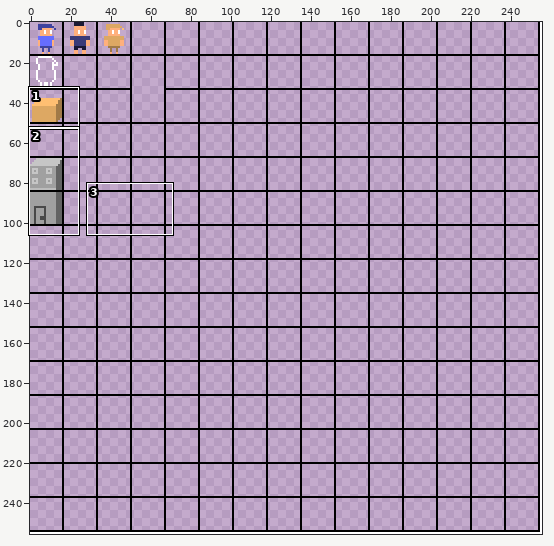
Sprite sheet -- assets/graphics/sprites.png. Above: a wide view before the commit, with the close-up outlined.
Close-up. The starting point:
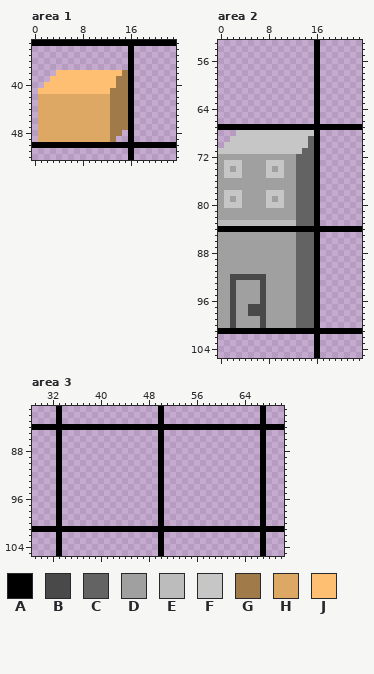
The file is 256x256 pixels. Colours within 5 levels of each other are drawn and written as one. Shown: area 1: x 0..23, y 33..52; area 2: x 0..23, y 53..105; area 3: x 29..70, y 81..105. The commit also changed other parts of the picture, which this record leaves out.
Palette (. is transparent): A #000000  B #494949  C #636363  D #a0a0a0  E #bcbcbc  F #c6c6c6  G #a07a48  H #dda863  J #ffbf72
The result:
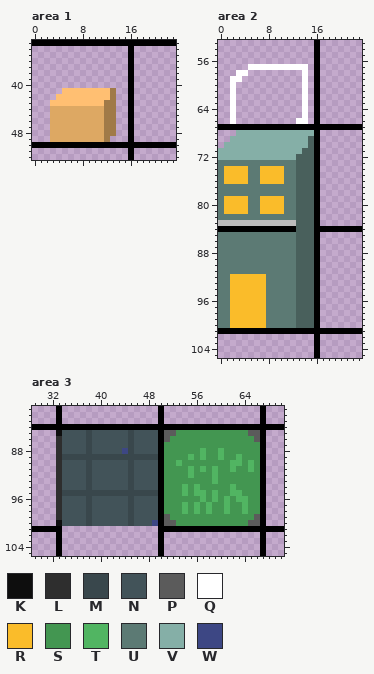
Colours new in this view: K #0e0e0e  L #2e2e2e  M #39474c  N #425359  P #5b5b5b  Q #ffffff  R #fabc2a  S #439651  T #51b562  U #5c7a74  V #85afa7  W #3d4784
What changed:
colour C: #636363 -> #49605c
Area 1:
y 38: x 4..15 JJJJJJJJJJJG -> ............
y 39: x 3..15 JJJJJJJJJJJGG -> .............
y 40: x 2..15 JJJJJJJJJJJJGG -> ..............
y 41: x 1..4 JJJJ -> ....; x 14..15 GG -> ..
y 42: x 1..12 HHHHHHHHHHHH -> ...JJJJJJJJJ; x 14..15 GG -> ..
y 43: x 1..12 HHHHHHHHHHHH -> ..JJJJJJJJJG; x 14..15 GG -> ..
y 44..47: x 1..2 HH -> ..; x 12 H -> G; x 14..15 GG -> ..
y 48: x 1..2 HH -> ..; x 12 H -> G; x 14 G -> .
y 49: x 1..2 HH -> ..; x 12..13 HG -> G.
Area 2:
y 57: x 5..14 .......... -> QQQQQQQQQQ
y 58: x 3..4 .. -> QQ; x 14 . -> Q
y 59: x 2..3 .. -> QQ; x 14 . -> Q
y 60..65: x 2 . -> Q; x 14 . -> Q
y 66: x 2 . -> Q; x 13..14 .. -> QQ
y 68: x 3..15 FFFFFFFFFFFFF -> VVVVVVVVVVVVV
y 69: x 2..14 FFFFFFFFFFFFF -> VVVVVVVVVVVVV
y 70: x 1..14 FFFFFFFFFFFFFF -> VVVVVVVVVVVVVV
y 71: x 0..13 FFFFFFFFFFFFFF -> VVVVVVVVVVVVVV
y 72: x 0..12 DDDDDDDDDDDDD -> VVVVVVVVVVVVV
y 73: x 0..12 DFFFDDDDFFFDD -> UUUUUUUUUUUUU
y 74: x 0..12 DFDFDDDDFDFDD -> URRRRUURRRRUU
y 75: x 0..12 DFFFDDDDFFFDD -> URRRRUURRRRUU
y 76: x 0..12 DDDDDDDDDDDDD -> URRRRUURRRRUU
y 77: x 0..12 DDDDDDDDDDDDD -> UUUUUUUUUUUUU
y 78: x 0..12 DFFFDDDDFFFDD -> UUUUUUUUUUUUU
y 79: x 0..12 DFDFDDDDFDFDD -> URRRRUURRRRUU
y 80: x 0..12 DFFFDDDDFFFDD -> URRRRUURRRRUU
y 81: x 0..12 DDDDDDDDDDDDD -> URRRRUURRRRUU
y 82: x 0..12 DDDDDDDDDDDDD -> UUUUUUUUUUUUU
y 84: x 13..15 AAA -> CCC
y 85..91: x 0..12 DDDDDDDDDDDDD -> UUUUUUUUUUUUU
y 92: x 0..12 DDBBBBBBDDDDD -> UURRRRRRUUUUU
y 93..96: x 0..12 DDBDDDDBDDDDD -> UURRRRRRUUUUU
y 97..98: x 0..12 DDBDDBBBDDDDD -> UURRRRRRUUUUU
y 99..100: x 0..12 DDBDDDDBDDDDD -> UURRRRRRUUUUU
Area 3:
y 85: x 33..49 A................ -> KNNNNMNNNNNNMNNNN; x 51..66 ................ -> PPSSSSSSSSSSSSPP
y 86: x 33..49 A................ -> LNNNNMNNNNNNMNNNN; x 51..66 ................ -> PSSSSSSSSSSSSSSP
y 87: x 33..49 A................ -> LNNNNMNNNNNNMNNNN; x 51..66 ................ -> SSSSSSSSSSSSSSSS
y 88: x 33..49 A................ -> LNNNNMNNNNNWMNNNN; x 51..66 ................ -> SSSSSSTSSTSSSSSS
y 89: x 33..49 A................ -> LMMMMMMMMMMMMMMMM; x 51..66 ................ -> SSSSTSTSSTSSTSSS
y 90: x 33..49 A................ -> LNNNNMNNNNNNMNNNN; x 51..66 ................ -> SSTSSSSSSSSTTSTS
y 91: x 33..49 A................ -> LNNNNMNNNNNNMNNNN; x 51..66 ................ -> SSSSTSTSTSSTSSTS
y 92: x 33..49 A................ -> LNNNNMNNNNNNMNNNN; x 51..66 ................ -> SSSSTSSSTSSSSSSS
y 93: x 33..49 A................ -> LNNNNMNNNNNNMNNNN; x 51..66 ................ -> SSSSSSSSTSSSSSSS
y 94: x 33..49 A................ -> LNNNNMNNNNNNMNNNN; x 51..66 ................ -> SSSTSTSSSSSTSSSS
y 95: x 33..49 A................ -> LMMMMMMMMMMMMMMMM; x 51..66 ................ -> SSSTSTTSTSSTTSSS
y 96: x 33..49 A................ -> LNNNNMNNNNNNMNNNN; x 51..66 ................ -> SSSSSSTSTSTSTTSS
y 97..98: x 33..49 A................ -> LNNNNMNNNNNNMNNNN; x 51..66 ................ -> SSSTSTSTSSTSSTSS
y 99: x 33..49 A................ -> LNNNNMNNNNNNMNNNN; x 51..66 ................ -> PSSSSSSSSSSSSSSP
y 100: x 33..49 A................ -> KNNNNMNNNNNNMNNNW; x 51..66 ................ -> PPSSSSSSSSSSSSPP
y 101: x 34..49 AAAAAAAAAAAAAAAA -> ................
Boxes around the changes in both close-ups, in picture pixels (x1, y1, x2, y2):
changed: (38, 70, 128, 142)
changed: (218, 64, 314, 328)
changed: (56, 430, 260, 532)
